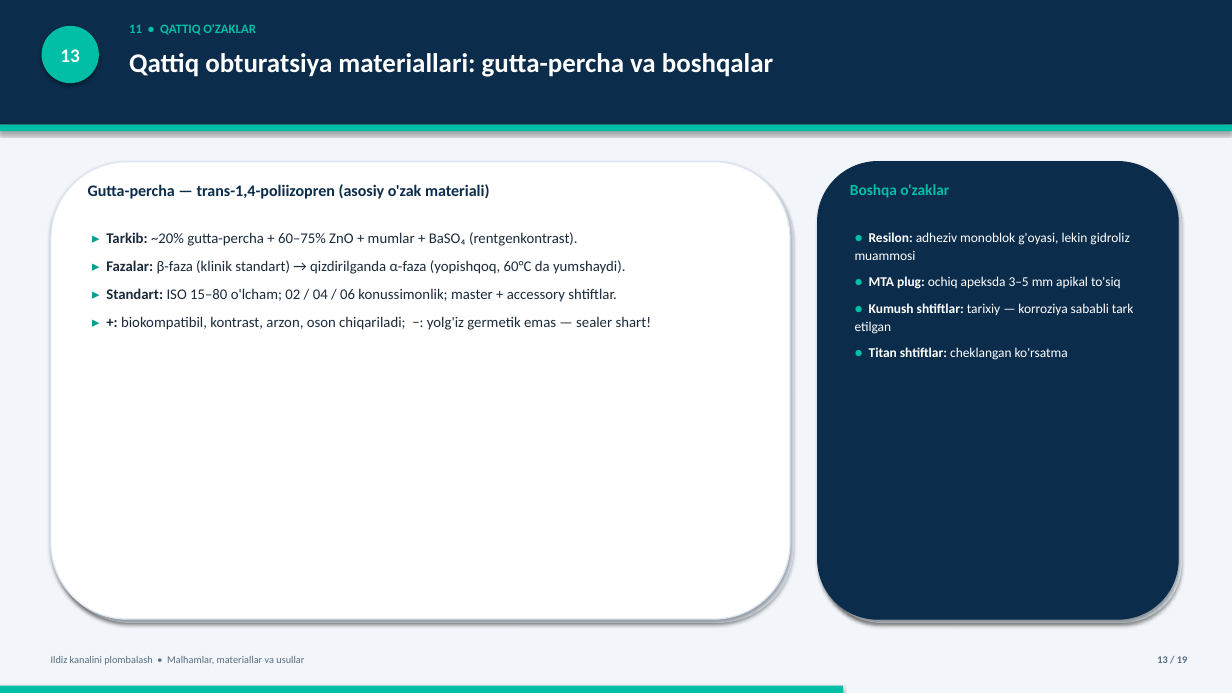
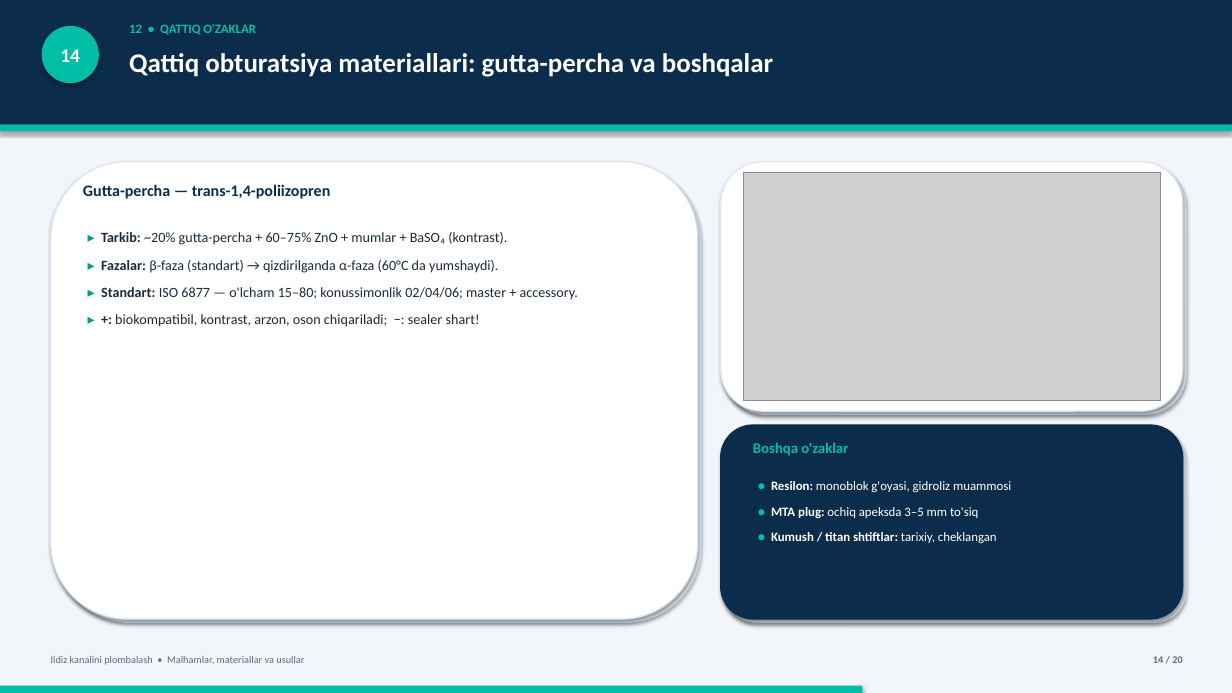
Before and after one commit to jabborovd18-collab/jdakimyo, a slide deck: slide 14 of Ildiz_kanalini_plombalash_taqdimot.pptx (slide 13 before the commit). Drawn at 1232x693 pixels with LibreOffice and Linux fonts; fonts in the diff are those of the drawing; grey boxes stand for pictures. Boxes give left, top, right and bottom in pixels: in the first picture for what was removed or moved away, otherwise in the second. Text is boxed around its words. In the diff, an @@ line names an element or a change of style, - is before the commit and + after.

Commit message:
Upgrade presentation to 20 slides: images, ISO 6876/6877, landmark evidence

```diff
--- a/Ildiz_kanalini_plombalash_taqdimot.pptx
+++ b/Ildiz_kanalini_plombalash_taqdimot.pptx
@@ text in ellipse at bbox=[60, 49, 79, 62]: text changed @@
-13
+14
@@ rounded rectangle: place and size @@
-rounded rectangle at bbox=[51, 162, 790, 619]
+rounded rectangle at bbox=[51, 162, 698, 619]
@@ rounded rectangle: place and size @@
-rounded rectangle at bbox=[55, 165, 794, 623]
+rounded rectangle at bbox=[55, 165, 701, 623]
@@ rounded rectangle: place and size @@
-rounded rectangle at bbox=[818, 162, 1178, 619]
+rounded rectangle at bbox=[721, 162, 1183, 411]
@@ rounded rectangle at bbox=[721, 162, 1183, 411]: fill #0B2C4A to #FFFFFF; outline #0B2C4A 1 pt to #DCE6F2 1 pt @@
@@ rounded rectangle: place and size @@
-rounded rectangle at bbox=[822, 165, 1182, 623]
+rounded rectangle at bbox=[725, 165, 1187, 415]
@@ picture added at bbox=[743, 173, 1160, 400] @@
@@ text at bbox=[83, 184, 330, 199]: text changed @@
-Gutta-percha — trans-1,4-poliizopren (asosiy o'zak materiali)
+Gutta-percha — trans-1,4-poliizopren
@@ text at bbox=[101, 232, 578, 327]: text changed; size 11.5 to 11 pt @@
-▸ Tarkib: ~20% gutta-percha + 60–75% ZnO + mumlar + BaSO₄ (rentgenkontrast).
-▸ Fazalar: β-faza (klinik standart) → qizdirilganda α-faza (yopishqoq, 60°C da yumshaydi).
-▸ Standart: ISO 15–80 o'lcham; 02 / 04 / 06 konussimonlik; master + accessory shtiftlar.
-▸ +: biokompatibil, kontrast, arzon, oson chiqariladi; −: yolg'iz germetik emas — sealer shart!
+▸ Tarkib: ~20% gutta-percha + 60–75% ZnO + mumlar + BaSO₄ (kontrast).
+▸ Fazalar: β-faza (standart) → qizdirilganda α-faza (60°C da yumshaydi).
+▸ Standart: ISO 6877 — o'lcham 15–80; konussimonlik 02/04/06; master + accessory.
+▸ +: biokompatibil, kontrast, arzon, oson chiqariladi; −: sealer shart!
@@ rounded rectangle added at bbox=[721, 425, 1183, 619], fill #0B2C4A, outline #0B2C4A 1 pt @@
@@ rounded rectangle added at bbox=[725, 429, 1187, 623], fill #DEE6F0 @@
@@ text "Boshqa o'zaklar": place and size @@
-text "Boshqa o'zaklar" at bbox=[850, 184, 949, 198]
+text "Boshqa o'zaklar" at bbox=[753, 442, 848, 456]
@@ text "Boshqa o'zaklar" at bbox=[753, 442, 848, 456]: size 12 to 11.5 pt @@
@@ text at bbox=[771, 481, 1011, 543]: text changed; size 10.5 to 10 pt @@
-● Resilon: adheziv monoblok g'oyasi, lekin gidroliz muammosi
-● MTA plug: ochiq apeksda 3–5 mm apikal to'siq
-● Kumush shtiftlar: tarixiy — korroziya sababli tark etilgan
-● Titan shtiftlar: cheklangan ko'rsatma
+● Resilon: monoblok g'oyasi, gidroliz muammosi
+● MTA plug: ochiq apeksda 3–5 mm to'siq
+● Kumush / titan shtiftlar: tarixiy, cheklangan
@@ text at bbox=[1153, 656, 1182, 663]: text changed @@
-13 / 19
+14 / 20
@@ rectangle: place and size @@
-rectangle at bbox=[0, 686, 843, 693]
+rectangle at bbox=[0, 686, 862, 693]
```
Also in this commit, not shown: 17 other slides changed, 2 slides added, 1 slide removed, 11 other files.
